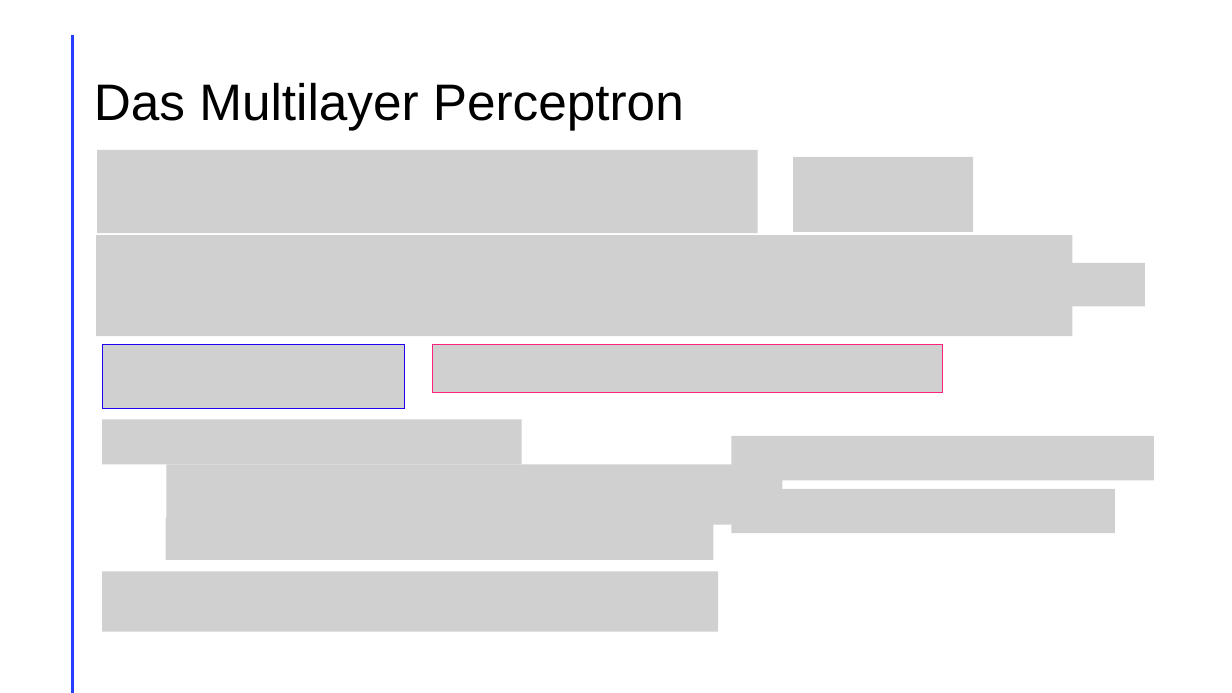
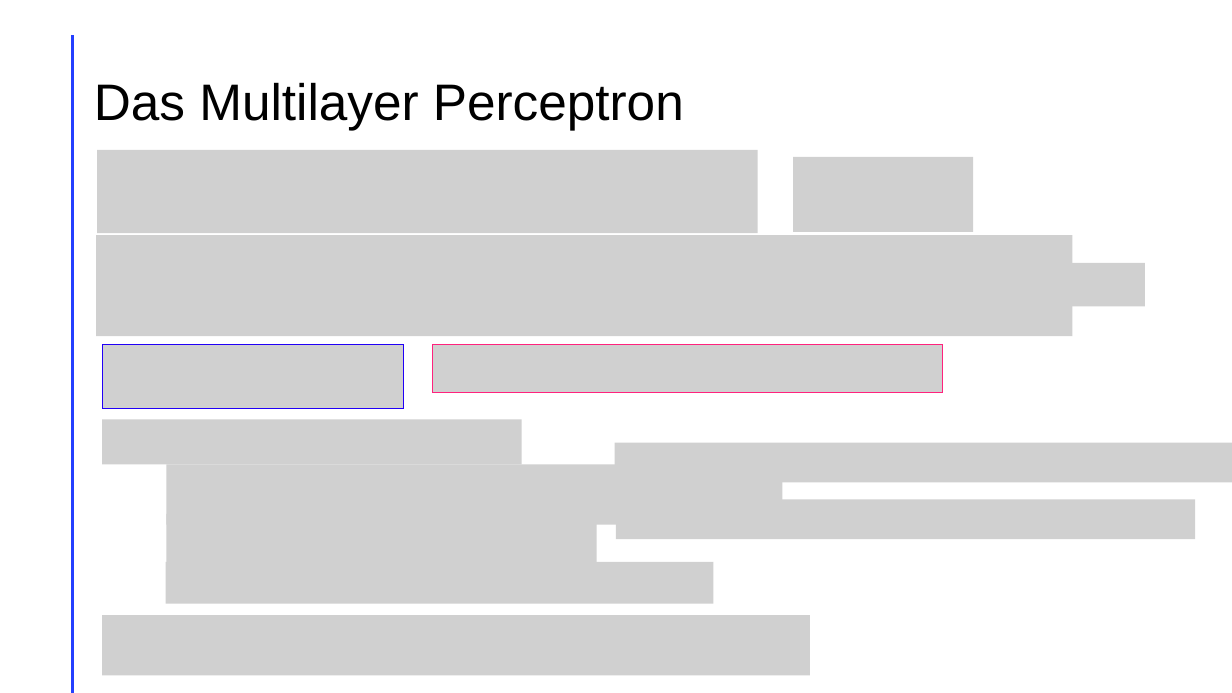
Before and after one commit to LeChummpy/PK, a slide deck: slide 10 of Präsi/präsi (3).pptx. Drawn at 1232x693 pixels with LibreOffice and Linux fonts; fonts in the diff are those of the drawing; grey boxes stand for pictures. Boxes give left, top, right and bottom in pixels: in the first picture for what was removed or moved away, otherwise in the second. Text is boxed around its words. In the diff, an @@ line names an element or a change of style, - is before the commit and + after.

```diff
--- a/Präsi/präsi (3).pptx
+++ b/Präsi/präsi (3).pptx
@@ picture: place and size @@
-picture at box(732, 436, 1154, 481)
+picture at box(615, 443, 1232, 482)
@@ picture: place and size @@
-picture at box(732, 489, 1116, 533)
+picture at box(616, 500, 1196, 540)
@@ picture: place and size @@
-picture at box(165, 518, 714, 560)
+picture at box(166, 514, 597, 562)
@@ picture added at box(165, 562, 714, 604) @@
@@ picture removed at box(103, 571, 719, 631) @@
@@ picture added at box(103, 616, 811, 676) @@
```
Also in this commit, not shown: 3 other slides changed, 5 other files.
